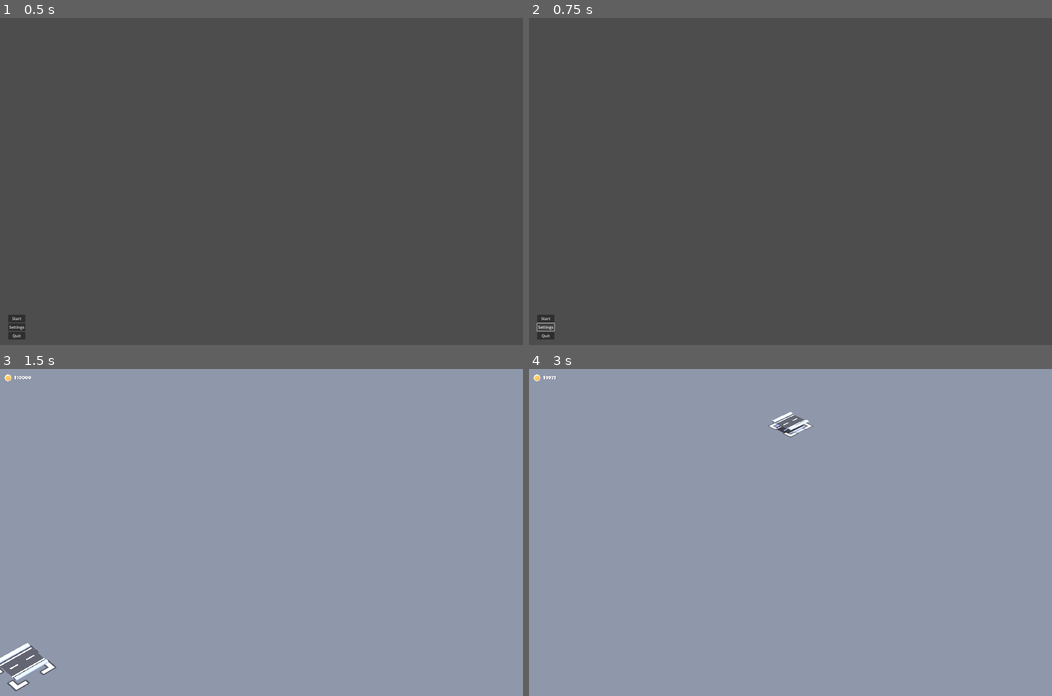
Above: before the commit, frames 1-4 (two rows, left to right).
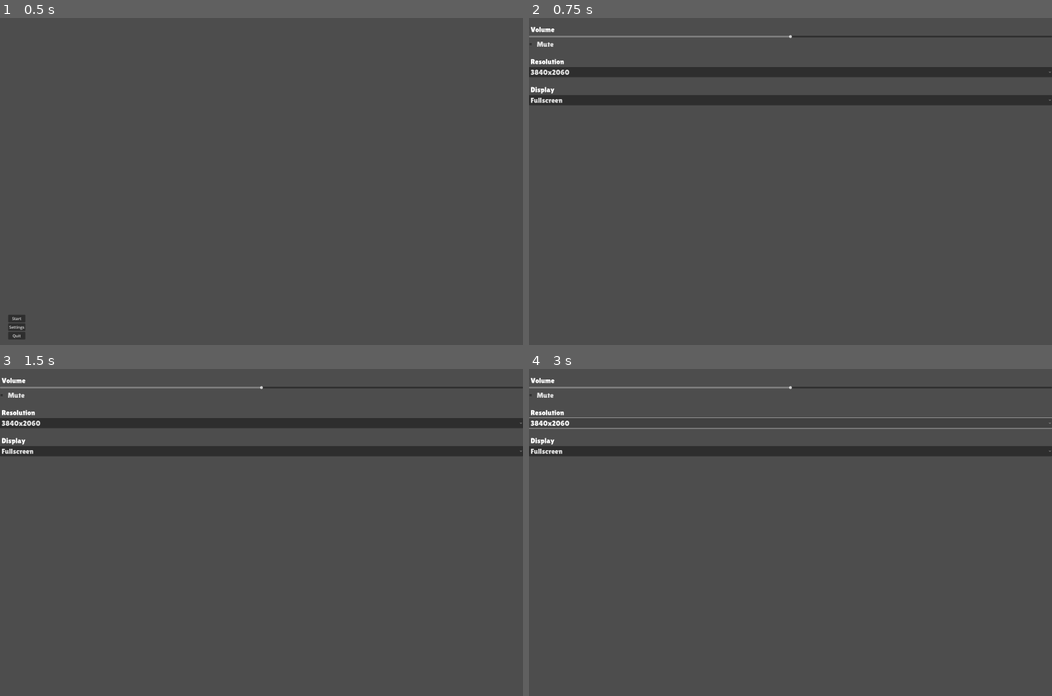
Above: after the commit, the same moments.

Repository: algosup/2024-2025-project-2-serious-game-team-3
Game: Godot game, scene res://scenes/menu.tscn
Two runs of this game, one before a commit and one after it. Both use one fixed random seed, a clock stepped at 60 frames per second and the inputs below. This scene is started directly instead of the project's main scene.
Inputs (mouse positions are in pixels of both pictures, inside the frame that each line leads up to):
- Up to frame 1 (0.5 s): no input
- Up to frame 2 (0.75 s): click "Settings" at 0.5 s
- Up to frame 3 (1.5 s): click (15, 669) at 1.25 s, where only the run before the commit has a clickable "Start"
- Up to frame 4 (3 s): click (790, 424) at 2 s, where only the run after the commit has a clickable "3840x2060"; click (790, 424) at 2.75 s, where only the run after the commit has a clickable "3840x2060"

Frame 1 is identical in both runs. In frame 2, 6.9% of the frame differs, in the area x 0-100%, y 2-99%; in frame 3, 100%, in the area x 0-100%, y 0-100%; in frame 4, 100%.

Commit message:
added settings button redirection in the menu

Diff:
--- a/starter-kit-city-builder/scenes/menu.tscn
+++ b/starter-kit-city-builder/scenes/menu.tscn
@@ -36,4 +36,5 @@
 text = "Quit"
 
 [connection signal="pressed" from="VBoxContainer/StartButton" to="." method="_on_start_button_pressed"]
+[connection signal="pressed" from="VBoxContainer/SettingsButton" to="." method="_on_settings_button_pressed"]
 [connection signal="pressed" from="VBoxContainer/QuitButton" to="." method="_on_quit_button_pressed"]
--- a/starter-kit-city-builder/scripts/menu.gd
+++ b/starter-kit-city-builder/scripts/menu.gd
@@ -19,3 +19,7 @@
 
 func _on_quit_button_pressed() -> void:
 	get_tree().quit()
+
+
+func _on_settings_button_pressed() -> void:
+	get_tree().change_scene_to_file("res://scenes/settings.tscn")
